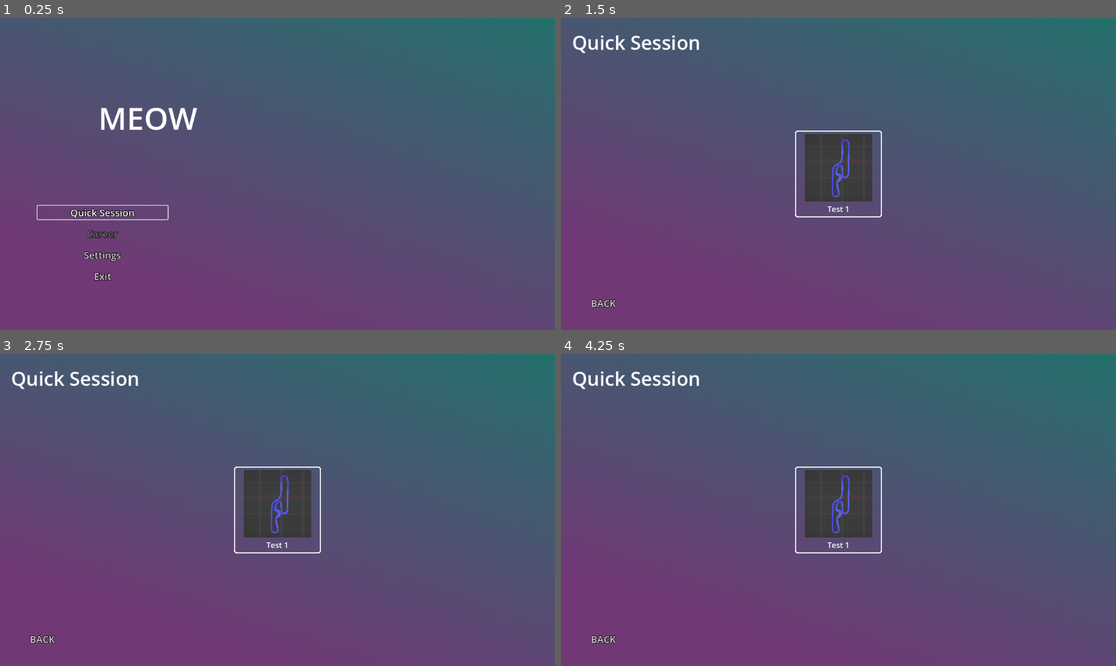
Above: before the commit, frames 1-4 (two rows, left to right).
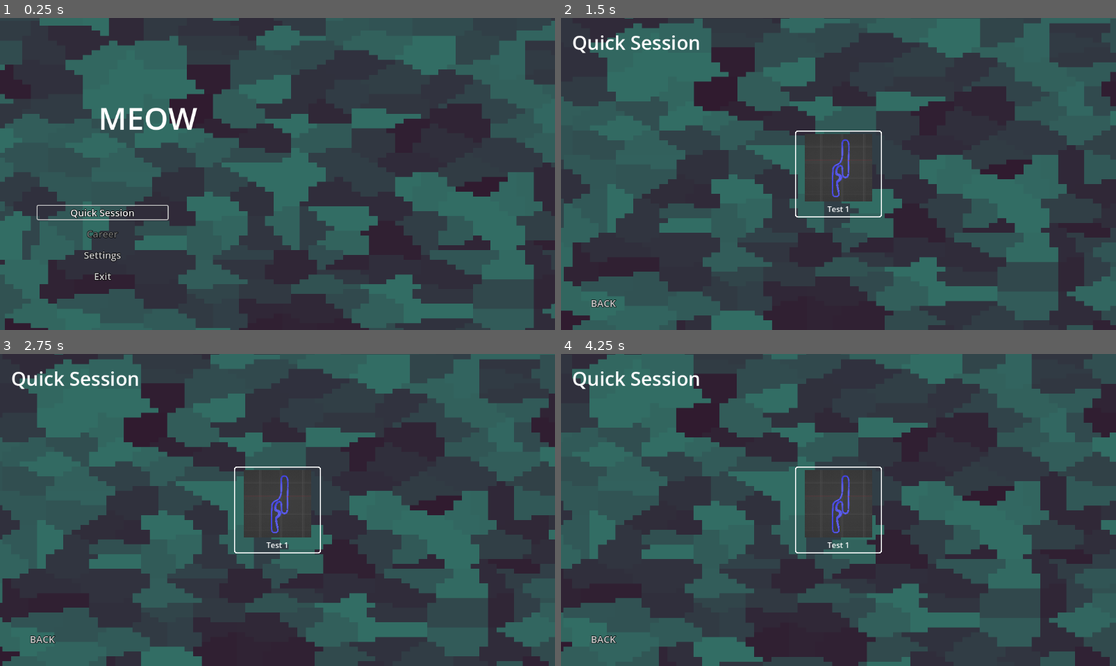
Above: after the commit, the same moments.

Repository: pjimenez1502/Grav_Racer
Game: Godot game, scene res://Component/UI/GAME.tscn
Two runs of this game, one before a commit and one after it. Both use one fixed random seed, a clock stepped at 60 frames per second and the inputs below.
Inputs (mouse positions are in pixels of both pictures, inside the frame that each line leads up to):
- Up to frame 1 (0.25 s): no input
- Up to frame 2 (1.5 s): tap Enter at 0.5 s; move the mouse to (960, 158) at 0.52 s; hold D (TURN_RIGHT) 0.53-1.25 s; hold Space (BURNER) 0.53-1.25 s; click (960, 158) at 0.67 s; drag from (727, 189) to (810, 236) at 1.27 s
- Up to frame 3 (2.75 s): move the mouse to (333, 441) at 2.02 s; hold D (TURN_RIGHT) from 2.03 s (still down); tap Tab at 2.1 s; click (333, 441) at 2.17 s
- Up to frame 4 (4.25 s): release D (TURN_RIGHT) at 2.75 s; drag from (810, 572) to (672, 463) at 2.77 s; move the mouse to (1005, 556) at 3.52 s; hold A (TURN_LEFT) from 3.53 s (still down); tap Delete at 3.6 s; click (1005, 556) at 3.67 s

The runs differ from the first frame. In frame 1, 89% of the frame differs, in the area x 0-100%, y 0-100%; in frame 2, 86%; in frame 3, 86%; in frame 4, 86%.

Commit message:
Menu Background test

Diff:
--- /dev/null
+++ b/Component/UI/DynamicBackground.gd
@@ -0,0 +1,12 @@
+extends Control
+
+
+var center : Vector2
+
+func _ready() -> void:
+	center = Vector2(get_viewport_rect().size.x/2, get_viewport_rect().size.y/2)
+
+func _process(delta: float) -> void:
+	var offset : Vector2 = center - Vector2( clamp(get_global_mouse_position().x, 0, get_viewport_rect().size.x), clamp(get_global_mouse_position().y, 0, get_viewport_rect().size.y)) * 0.2
+	position = lerp(position, offset, delta)
+	print(clamp(get_global_mouse_position(), Vector2.ZERO, get_viewport_rect().size), " -- ", get_global_mouse_position())
--- a/Component/UI/GAME.tscn
+++ b/Component/UI/GAME.tscn
@@ -1,14 +1,25 @@
-[gd_scene load_steps=4 format=3 uid="uid://dixqvs6v5o4wi"]
+[gd_scene load_steps=6 format=3 uid="uid://dixqvs6v5o4wi"]
 
+[ext_resource type="Script" uid="uid://cugckwvd1nxtg" path="res://Component/UI/DynamicBackground.gd" id="1_fy4ai"]
 [ext_resource type="PackedScene" uid="uid://doa3ilpvhjo38" path="res://Component/UI/StartMenu.tscn" id="1_m26ab"]
 
-[sub_resource type="Gradient" id="Gradient_jkyty"]
-offsets = PackedFloat32Array(0, 0.994764)
-colors = PackedColorArray(0.449591, 0.220983, 0.465871, 1, 0.1496, 0.44, 0.42548, 1)
+[sub_resource type="Gradient" id="Gradient_fy4ai"]
+offsets = PackedFloat32Array(0, 0.86911)
+colors = PackedColorArray(0.19, 0.1083, 0.187277, 1, 0.1978, 0.43, 0.39517, 1)
 
-[sub_resource type="GradientTexture2D" id="GradientTexture2D_6fs7s"]
-gradient = SubResource("Gradient_jkyty")
-fill_from = Vector2(0.405983, 0.970085)
+[sub_resource type="FastNoiseLite" id="FastNoiseLite_1474k"]
+noise_type = 2
+frequency = 0.2
+fractal_type = 0
+cellular_distance_function = 3
+cellular_jitter = -1.16
+cellular_return_type = 0
+
+[sub_resource type="NoiseTexture2D" id="NoiseTexture2D_fy4ai"]
+width = 128
+height = 128
+color_ramp = SubResource("Gradient_fy4ai")
+noise = SubResource("FastNoiseLite_1474k")
 
 [node name="GAME" type="Control"]
 layout_mode = 3
@@ -18,14 +29,33 @@
 grow_horizontal = 2
 grow_vertical = 2
 
-[node name="Background" type="TextureRect" parent="."]
+[node name="Control" type="Control" parent="."]
 layout_mode = 1
-anchors_preset = 15
-anchor_right = 1.0
-anchor_bottom = 1.0
+anchors_preset = 8
+anchor_left = 0.5
+anchor_top = 0.5
+anchor_right = 0.5
+anchor_bottom = 0.5
 grow_horizontal = 2
 grow_vertical = 2
-texture = SubResource("GradientTexture2D_6fs7s")
+script = ExtResource("1_fy4ai")
+
+[node name="Background" type="TextureRect" parent="Control"]
+texture_filter = 1
+custom_minimum_size = Vector2(1600, 900)
+layout_mode = 1
+anchors_preset = 8
+anchor_left = 0.5
+anchor_top = 0.5
+anchor_right = 0.5
+anchor_bottom = 0.5
+offset_left = -1152.0
+offset_top = -648.0
+offset_right = 1152.0
+offset_bottom = 648.0
+grow_horizontal = 2
+grow_vertical = 2
+texture = SubResource("NoiseTexture2D_fy4ai")
 
 [node name="StartMenu" parent="." instance=ExtResource("1_m26ab")]
 layout_mode = 1
Not shown, added: Component/UI/DynamicBackground.gd.uid
